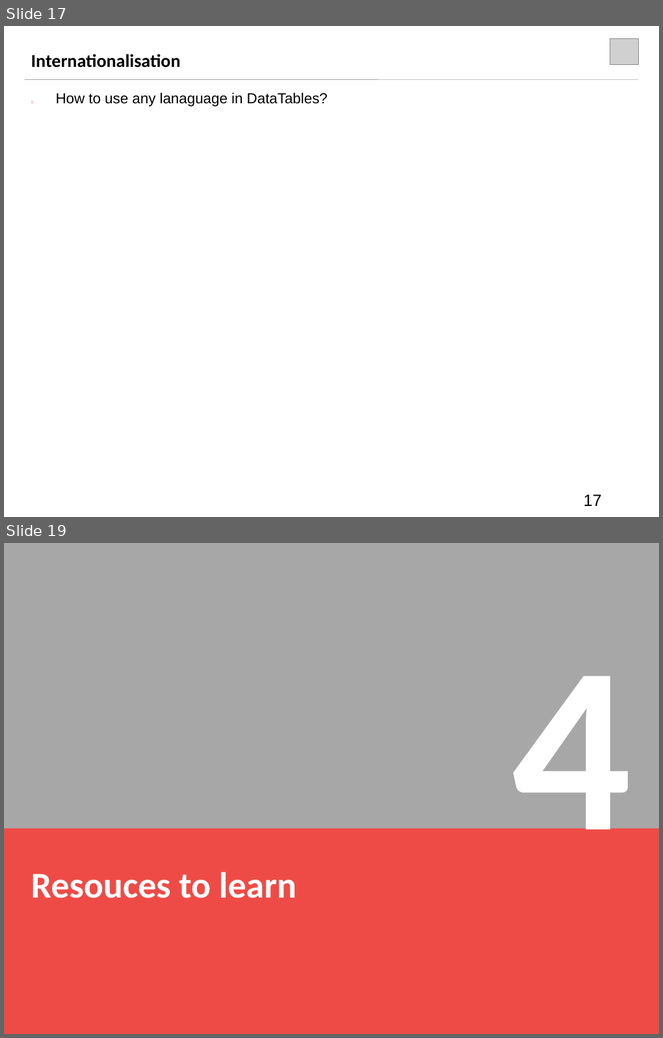
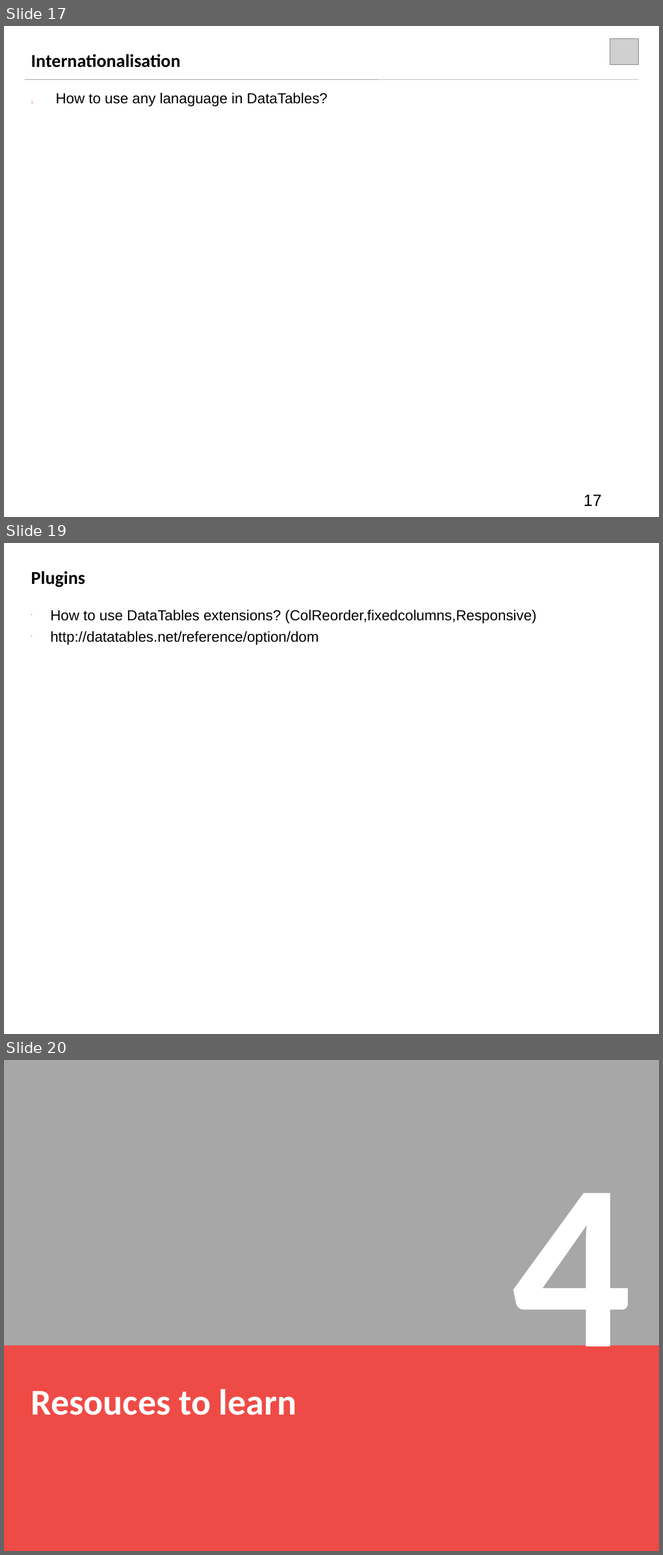
Before and after one commit to roostinghawk/datatables-demo, a slide deck: doc/ppt/DataTables_Introductioin.ppt. Shown one above the other, each under a label of ours: slides 17 and 19 before the commit, slides 17, 19 and 20 after it; the slides between them are not shown. The pictures are 663x1038 and 663x1555 pixels, drawn with LibreOffice and Linux fonts; fonts in the diff are those of the drawing; grey boxes stand for pictures. Boxes give left, top, right and bottom in pixels: in the first picture for what was removed or moved away, otherwise in the second. Text is boxed around its words. In the diff, an @@ line names an element or a change of style, - is before the commit and + after.

Commit message:
Add plugin page

```diff
--- a/doc/ppt/DataTables_Introductioin.ppt
+++ b/doc/ppt/DataTables_Introductioin.ppt
@@ slide 19 added at bbox=[4, 543, 659, 1034], background #FFFFFF @@
@@ title added at bbox=[31, 571, 85, 587], 20 pt, text #000000, bold @@
+Plugins
@@ text added at bbox=[50, 609, 536, 645], 16 pt, text #000000 @@
+• How to use DataTables extensions? (ColReorder,fixedcolumns,Responsive)
+• http://datatables.net/reference/option/dom
@@ what was slide 19 is now slide 20 @@
```
Also in this commit, not shown: 2 slides changed, 9 other files.
